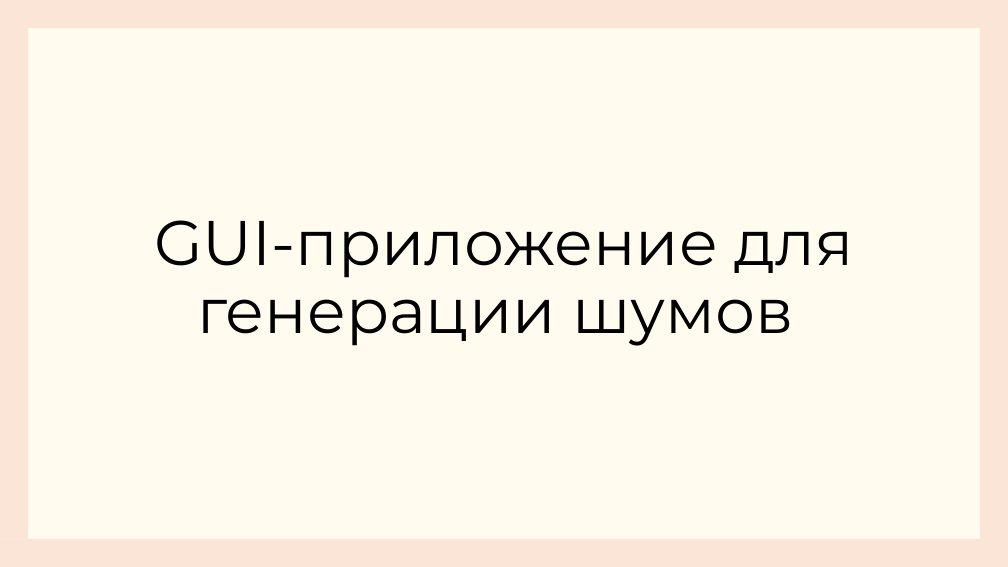
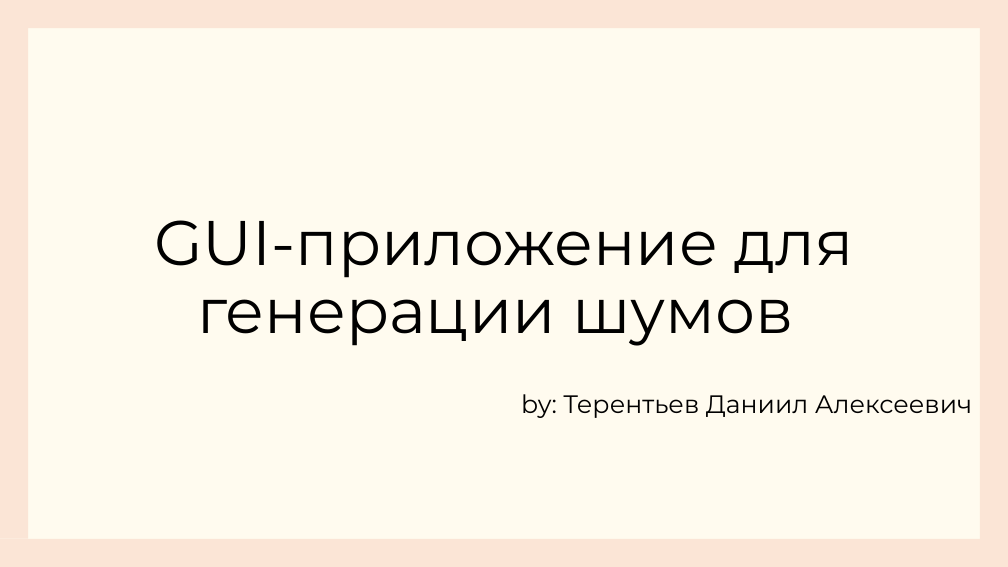
Before and after one commit to stoicismguy/K14_TerentevDA, a slide deck: slide 1 of К14_ТерентьевДА.pptx. Drawn at 1008x567 pixels with LibreOffice and Linux fonts; fonts in the diff are those of the drawing. Boxes give left, top, right and bottom in pixels: in the first picture for what was removed or moved away, otherwise in the second. Text is boxed around its words. In the diff, an @@ line names an element or a change of style, - is before the commit and + after.

```diff
--- a/К14_ТерентьевДА.pptx
+++ b/К14_ТерентьевДА.pptx
@@ subtitle added at (521, 394, 972, 418), 24 pt, text #000000 @@
+by: Терентьев Даниил Алексеевич
```
Also in this commit, not shown: 5 other slides changed, 13 slides added, 1 slide removed.
